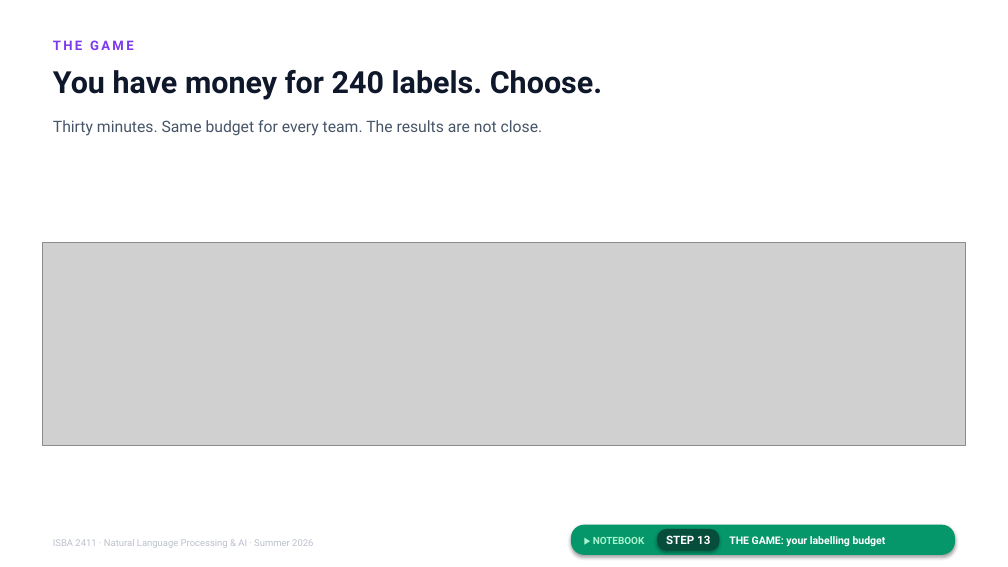
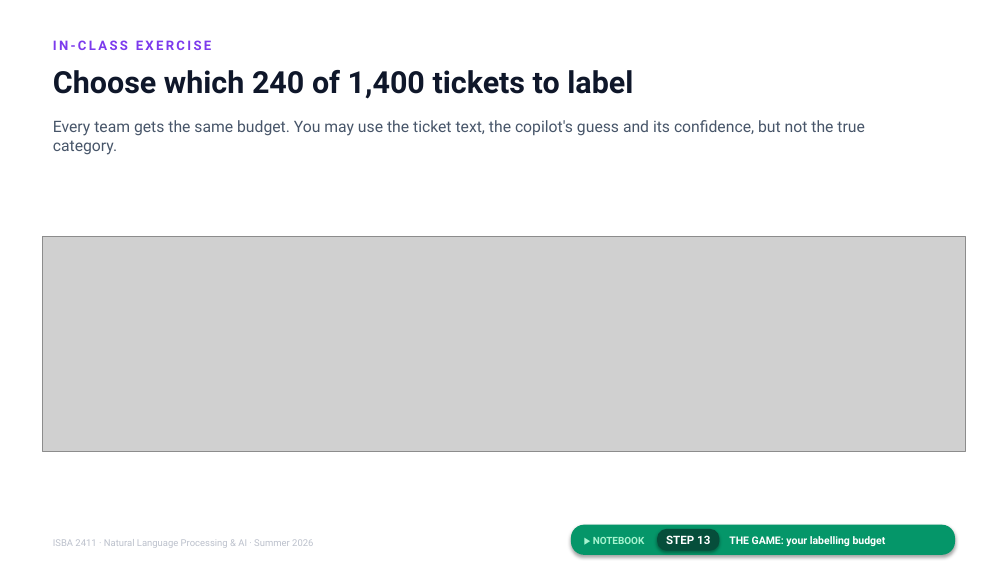
Before and after one commit to JulesMalin/isba2411-nlp, a slide deck: slide 14 of Week 7/L14_Making_It_Yours.pptx. Drawn at 1008x567 pixels with LibreOffice and Linux fonts; fonts in the diff are those of the drawing; grey boxes stand for pictures. Boxes give left, top, right and bottom in pixels: in the first picture for what was removed or moved away, otherwise in the second. Text is boxed around its words. In the diff, an @@ line names an element or a change of style, - is before the commit and + after.

```diff
--- a/Week 7/L14_Making_It_Yours.pptx
+++ b/Week 7/L14_Making_It_Yours.pptx
@@ text at <box>53,40,211,50</box>: text changed @@
-THE GAME
+IN-CLASS EXERCISE
@@ text at <box>53,70,633,99</box>: text changed @@
-You have money for 240 labels. Choose.
+Choose which 240 of 1,400 tickets to label
@@ text at <box>53,120,864,155</box>: text changed @@
-Thirty minutes. Same budget for every team. The results are not close.
+Every team gets the same budget. You may use the ticket text, the copilot's guess and its confidence, but not the true category.
@@ picture: place and size @@
-picture at <box>43,243,966,445</box>
+picture at <box>43,237,966,452</box>
```
Also in this commit, not shown: 20 other slides changed.
